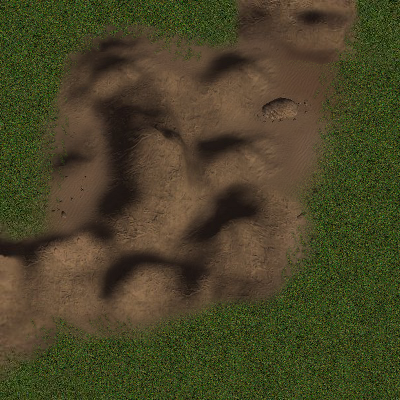
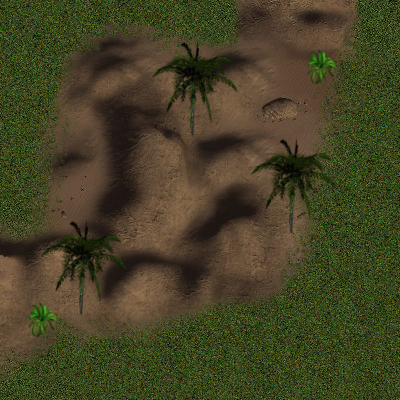
Layered file, before and after one edit (400px x 400px). Changes by layer:
added layer "0001.png copy#1" above "0001.png copy" over [304, 49, 337, 85]
added layer "0001.png copy" above "0001.png#4" over [25, 302, 58, 338]
added layer "0001.png#4" above "0001.png#3" over [151, 41, 239, 137]
added layer "0001.png#3" above "0001.png#2" over [40, 219, 127, 316]
added layer "0001.png#2" above "hill_s.jpg" over [250, 137, 337, 234]
